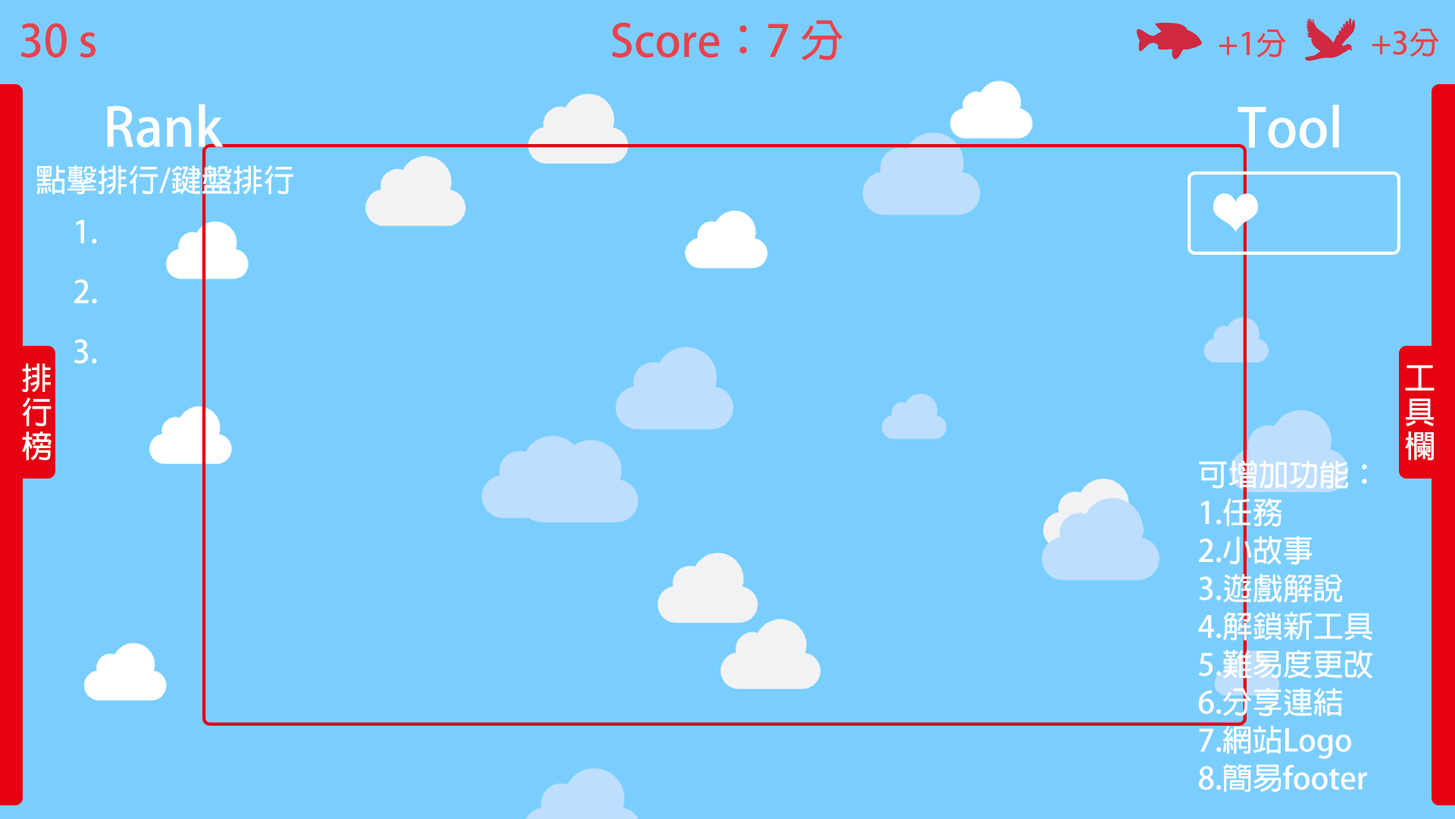
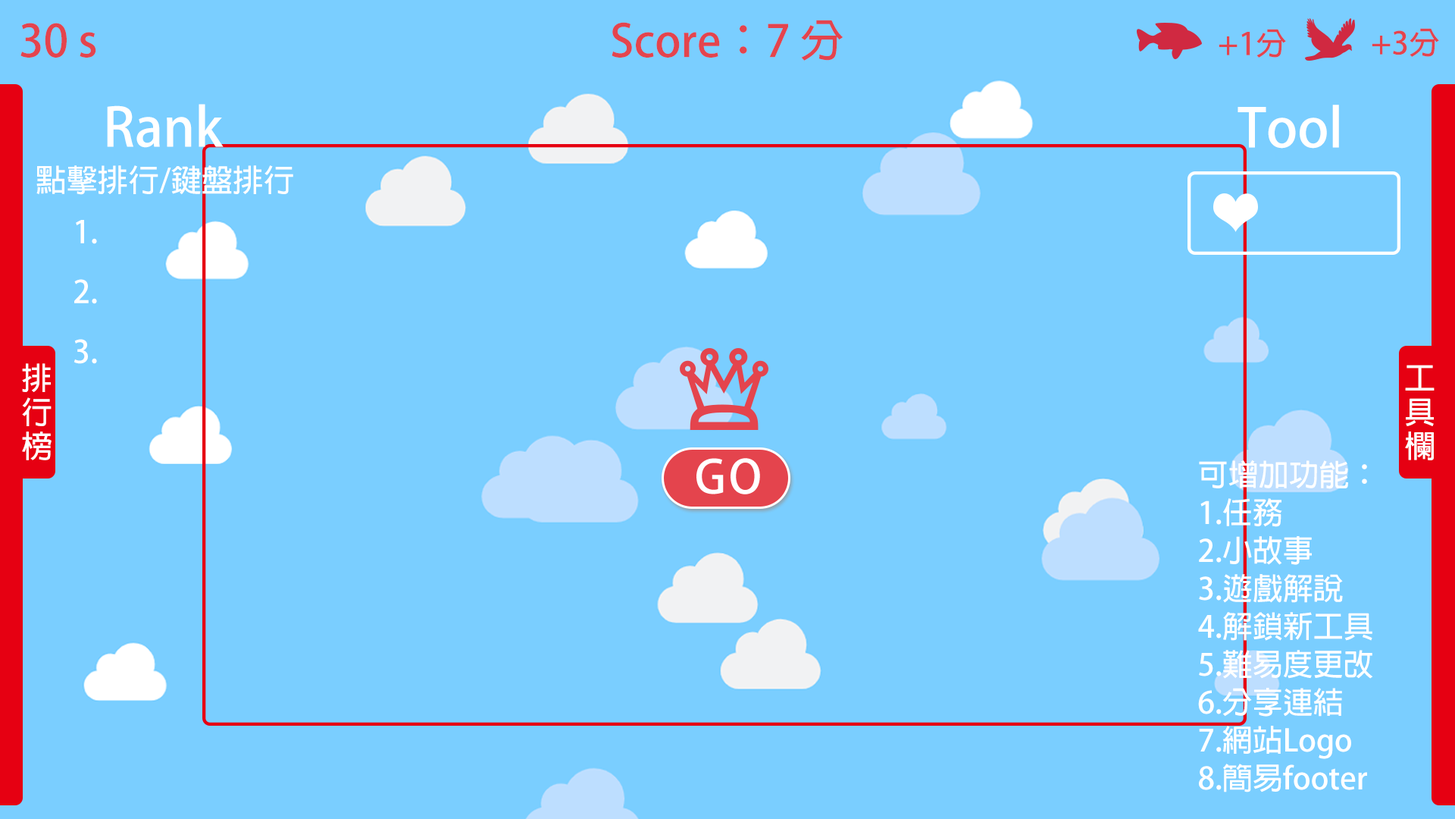
Layered file, before and after one edit (w=1455, h=819). Changes by layer:
added layer "GO btn" in group "middle" over [660, 446, 796, 514]
added layer "初始畫面" in group "middle" over [679, 347, 769, 430]
